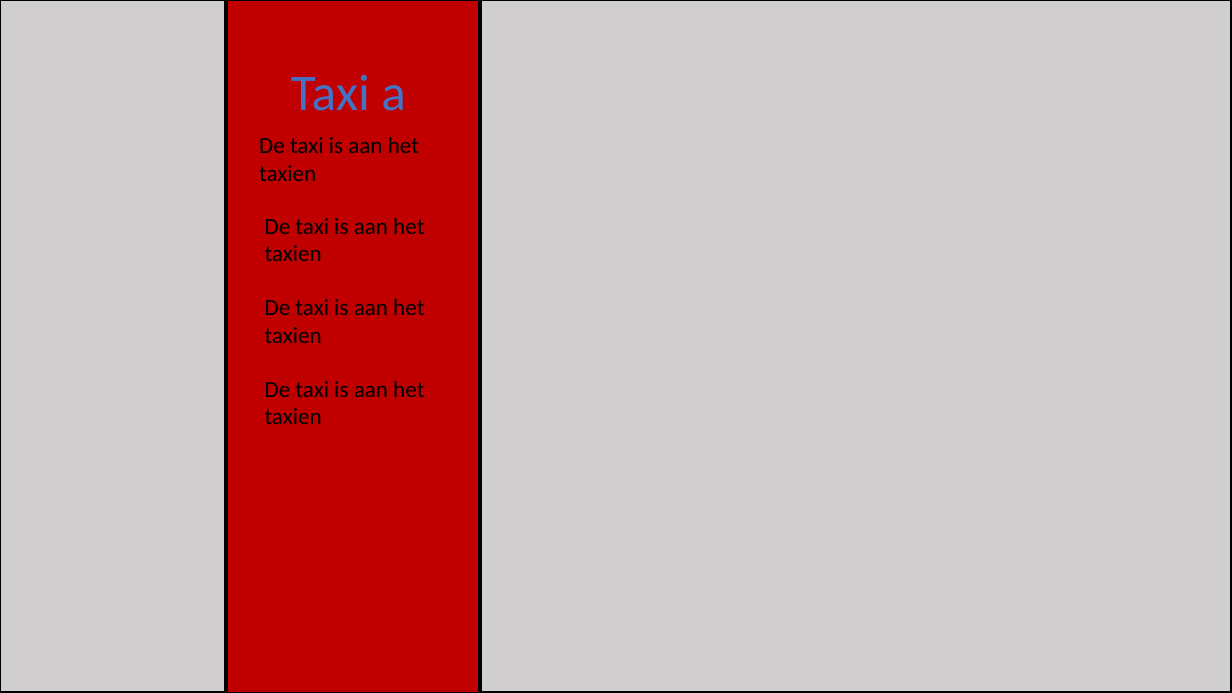
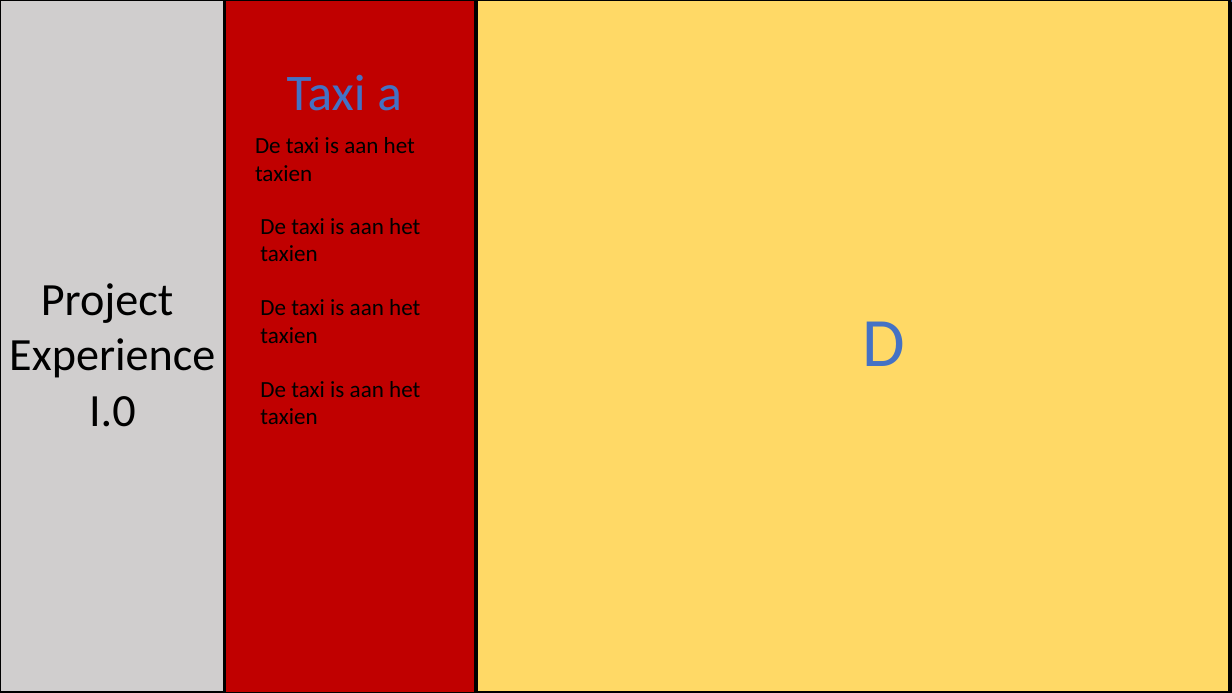
Before and after one commit to vives-project-xp/Taxi, a slide deck: slide 5 of School presentatie/Presentatie1.pptx. Drawn at 1232x693 pixels with LibreOffice and Linux fonts; fonts in the diff are those of the drawing. Boxes give left, top, right and bottom in pixels: in the first picture for what was removed or moved away, otherwise in the second. Text is boxed around its words. In the diff, an @@ line names an element or a change of style, - is before the commit and + after.

```diff
--- a/School presentatie/Presentatie1.pptx
+++ b/School presentatie/Presentatie1.pptx
@@ 6 texts, 3 rectangles: place and size @@
-6 texts, 3 rectangles at (0, 0, 1232, 693)
+6 texts, 3 rectangles at (0, 0, 1229, 693)
@@ rectangle at (476, 0, 1229, 693): fill #D0CECE to #FFD966 @@
@@ rectangle added at (478, 4, 1231, 693), fill #FFD966, outline #000000 2.25 pt @@
@@ text added at (255, 137, 415, 181), 18 pt, text #000000 @@
+De taxi is aan het taxien
@@ text added at (260, 218, 420, 261), 18 pt, text #000000 @@
+De taxi is aan het taxien
@@ text added at (9, 283, 215, 427), 36 pt, text #000000 @@
+Project
+Experience
+I.0
@@ text added at (862, 321, 905, 366), 54 pt, text #4472C4 @@
+D
```
Also in this commit, not shown: 8 other slides changed, 1 slide added, 1 other file.
